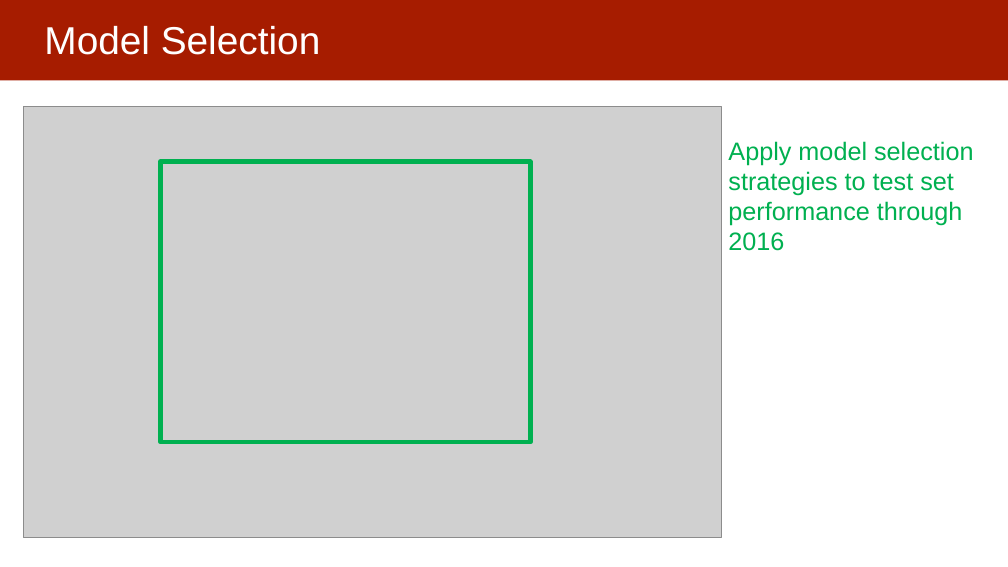
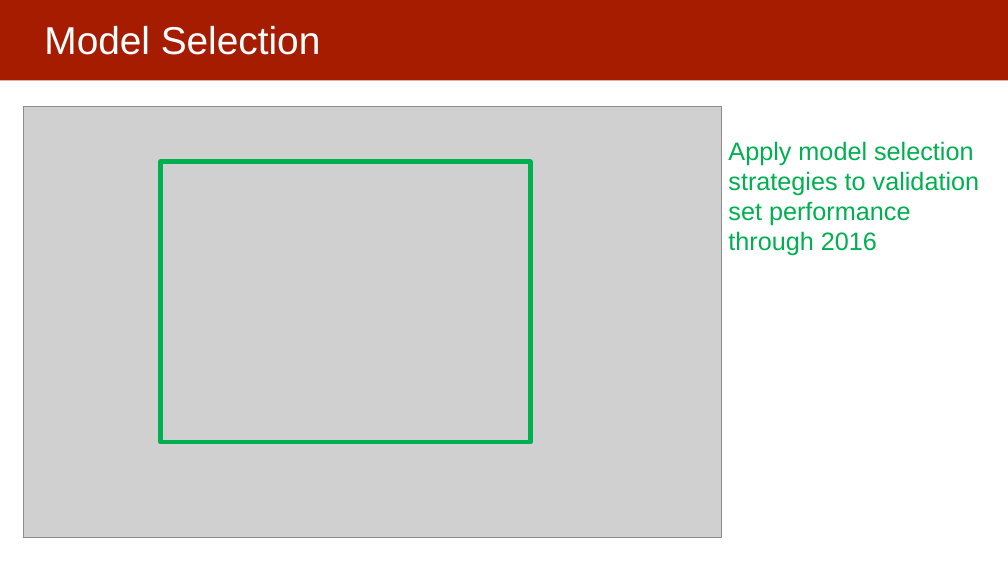
Before and after one commit to dssg/mlforpublicpolicylab, a slide deck: slide 31 of 07 - Performance and Evaluation Pt 2/Model Selection and Validation - Part II.pptx (slide 27 before the commit). Drawn at 1008x567 pixels with LibreOffice and Linux fonts; fonts in the diff are those of the drawing; grey boxes stand for pictures. Boxes give left, top, right and bottom in pixels: in the first picture for what was removed or moved away, otherwise in the second. Text is boxed around its words. In the diff, an @@ line names an element or a change of style, - is before the commit and + after.

Commit message:
updating validation II slides

```diff
--- a/07 - Performance and Evaluation Pt 2/Model Selection and Validation - Part II.pptx
+++ b/07 - Performance and Evaluation Pt 2/Model Selection and Validation - Part II.pptx
@@ text at bbox=[728, 141, 979, 256]: text changed @@
-Apply model selection strategies to test set performance through 2016
+Apply model selection strategies to validation set performance through 2016
```
Also in this commit, not shown: 15 other slides changed, 6 slides added, 2 slides removed.
